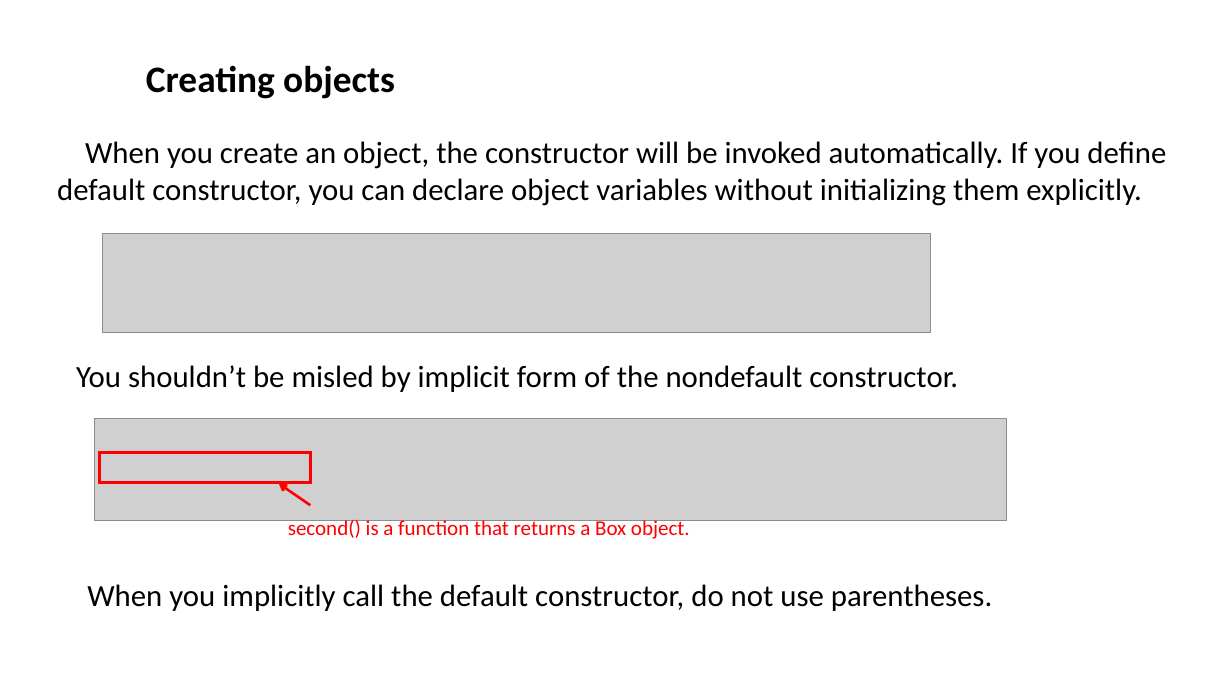
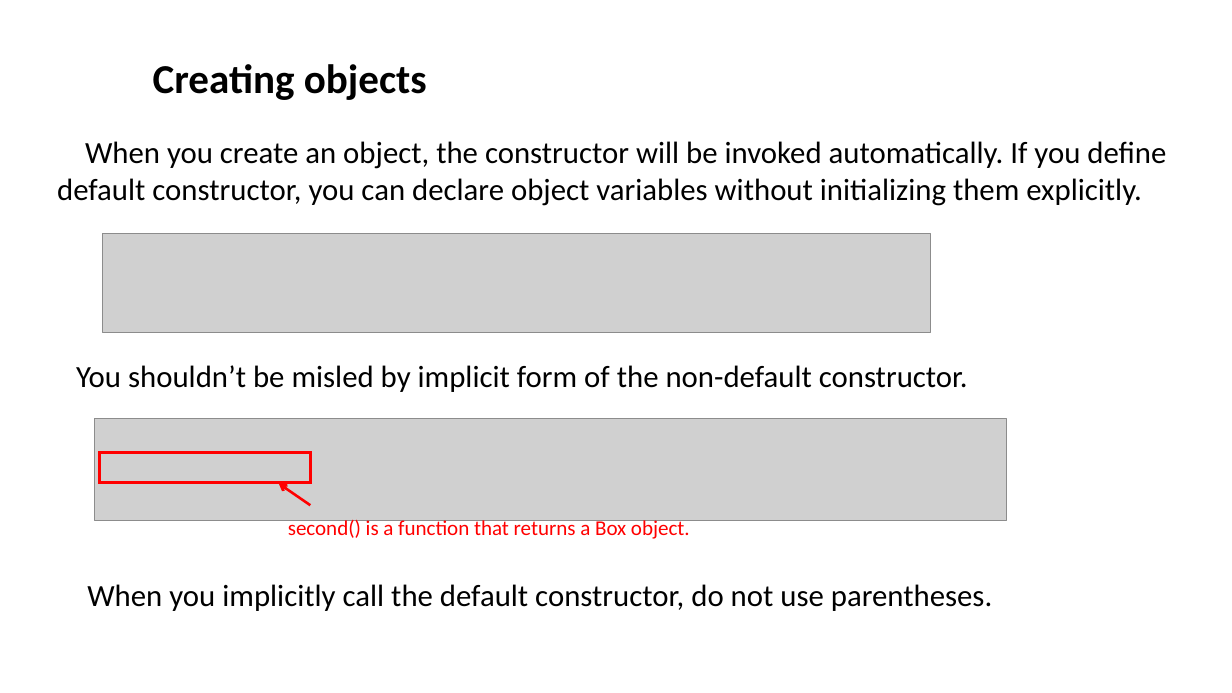
Before and after one commit to ShiqiYu/CPP, a slide deck: slide 7 of week09/Lab09.pptx (slide 9 before the commit). Drawn at 1232x693 pixels with LibreOffice and Linux fonts; fonts in the diff are those of the drawing; grey boxes stand for pictures; background and template pictures are left out. Boxes give left, top, right and bottom in pixels: in the first picture for what was removed or moved away, otherwise in the second. Text is boxed around its words. In the diff, an @@ line names an element or a change of style, - is before the commit and + after.

```diff
--- a/week09/Lab09.pptx
+++ b/week09/Lab09.pptx
@@ text "Creating objects" at (153,64,427,100): size 29 to 32 pt @@
@@ text at (76,365,968,392): text changed @@
-You shouldn’t be misled by implicit form of the nondefault constructor.
+You shouldn’t be misled by implicit form of the non-default constructor.
```
Also in this commit, not shown: 14 other slides changed, 2 slides added, 2 slides removed, 1 other file.
